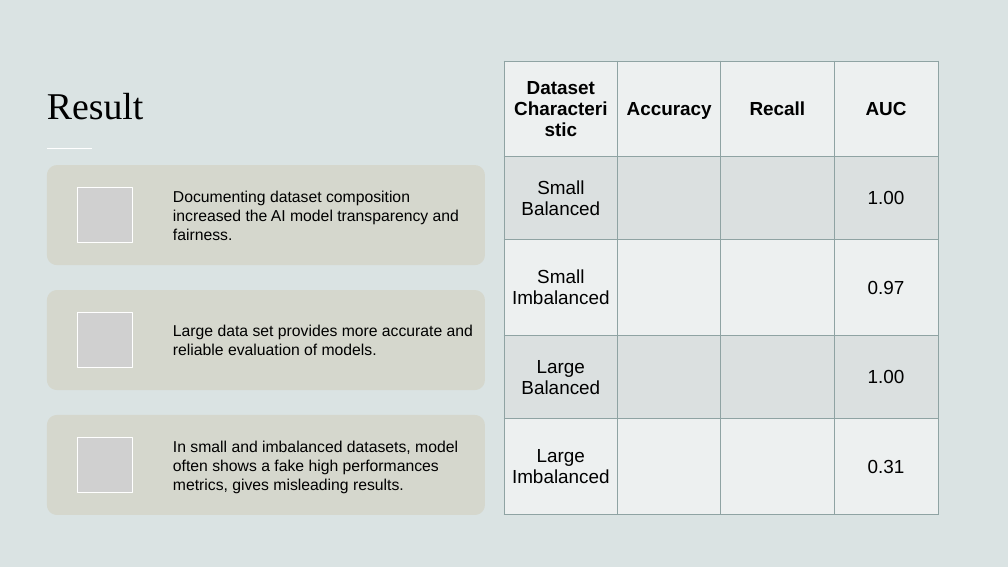
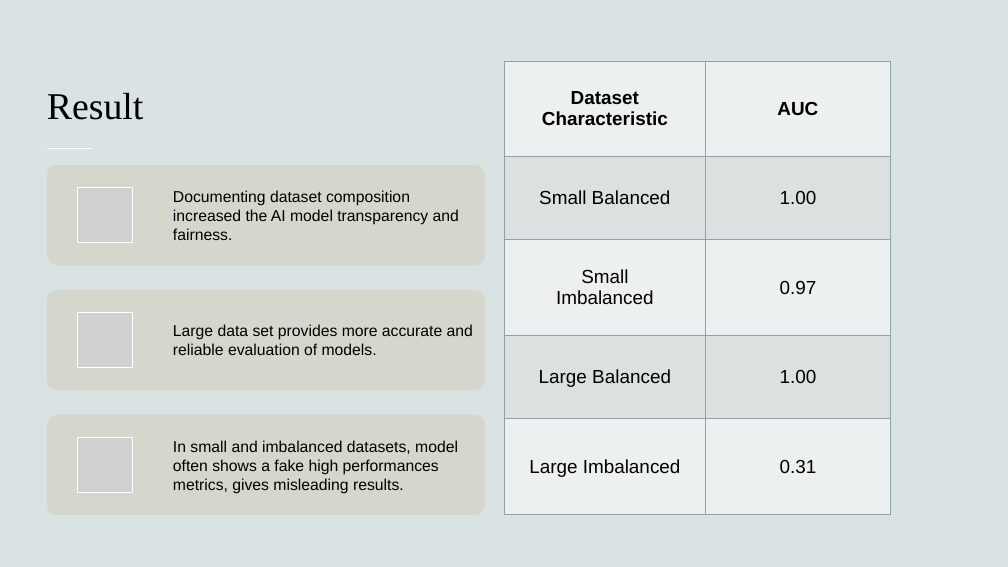
Before and after one commit to hennypurwadi/Imbalanced-or-Balanced-Dataset-Composition, a slide deck: slide 19 of 202370140_XAI_Presentation_1.pptx. Drawn at 1008x567 pixels with LibreOffice and Linux fonts; fonts in the diff are those of the drawing; grey boxes stand for pictures. Boxes give left, top, right and bottom in pixels: in the first picture for what was removed or moved away, otherwise in the second. Text is boxed around its words. In the diff, an @@ line names an element or a change of style, - is before the commit and + after.

```diff
--- a/202370140_XAI_Presentation_1.pptx
+++ b/202370140_XAI_Presentation_1.pptx
@@ table at box(504, 61, 891, 515) @@
-column 2: Accuracy |  |  |  | 
-column 3: Recall |  |  |  | 
@@ table: place and size @@
-table at box(504, 61, 938, 515)
+table at box(504, 61, 891, 515)
```
Also in this commit, not shown: 6 other slides changed, 2 other files.
